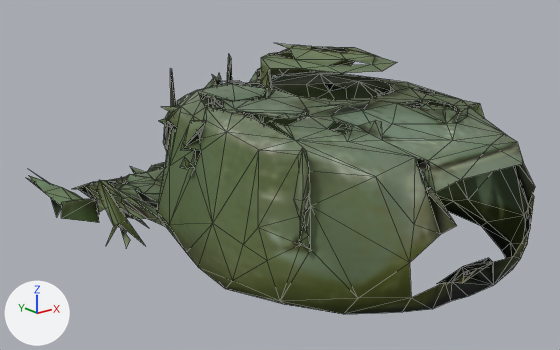
The OBJ model unity/Assets/_Game/Resources/Models/kv85_turret.obj, before and after one commit.
Camera for both pictures: a camera (50 mm lens) standing at (-3.45, -3.98, 2.12) and looking at (0.04, 0.38, 0.38). Lighting does not change. The marker at lower left points along +X, +Y and +Z. The first picture is the older version. Mesh edges are drawn as thin lines. Where no turn or scale is listed for an object, it has been applied to the vertices. Vertices at exactly the same position are counted once.

The older version as bpy lines, for what is in view:
```python
me_kv85_turret = bpy.data.meshes.new('kv85_turret')
me_kv85_turret.from_pydata(...)  # 694 vertices, 1248 faces; spans x -1.28..1.26, y -1.46..2.52, z -0.08..1.34
me_kv85_turret.polygons.foreach_set('use_smooth', [True] * 1248)
me_kv85_turret.materials.append(mat_kv85_turret)  # picture img_kv85_png
ob_kv85_turret = bpy.data.objects.new('kv85_turret', me_kv85_turret)
ob_kv85_turret.location = (0.0, 0.0, 0.0)
```
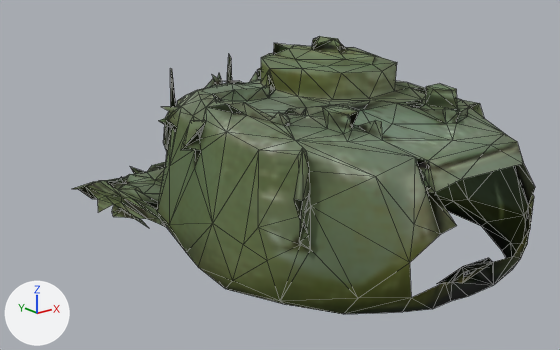
Diff of the bpy script that builds the scene:
```diff
--- a/unity/Assets/_Game/Resources/Models/kv85_turret.obj.py
+++ b/unity/Assets/_Game/Resources/Models/kv85_turret.obj.py
@@ me_kv85_turret @@
 # used by ob_kv85_turret; location = (0.0, 0.0, 0.0)
-me_kv85_turret.from_pydata(...)  # 694 vertices, 1248 faces; spans x -1.28..1.26, y -1.46..2.52, z -0.08..1.34
+me_kv85_turret.from_pydata(...)  # 671 vertices, 1334 faces; spans x -1.04..1.26, y -1.46..2.13, z 0.0..1.39
+# me_kv85_turret part 1: 7 loose pieces with 43 vertices, spanning x -1.24..0.93, y 0.15..2.52, z -0.05..0.85, are deleted
+# me_kv85_turret part 2
+# 13 vertices are removed from x -1.28..-0.96, y 1.38..2.19, z -0.08..0.18
+# 97 faces are deleted
+# 33 vertices are added at x -0.73..0.69, y -0.81..0.89, z 1.03..1.39
+# 229 new faces join them
 me_kv85_turret.materials.append(mat_kv85_turret)
```

Where the change shows, as pixel boxes [x1, y1, x2, y2] in the pictures (560 x 350 px):
'kv85_turret', reshaped (9% narrower)
    before: [28, 43, 535, 314]
    after: [73, 36, 535, 314]
part 1 of me_kv85_turret, deleted
    before: [28, 96, 253, 249]
part 2 of me_kv85_turret, built on
    before: [30, 54, 530, 248]
    after: [73, 36, 530, 248]
